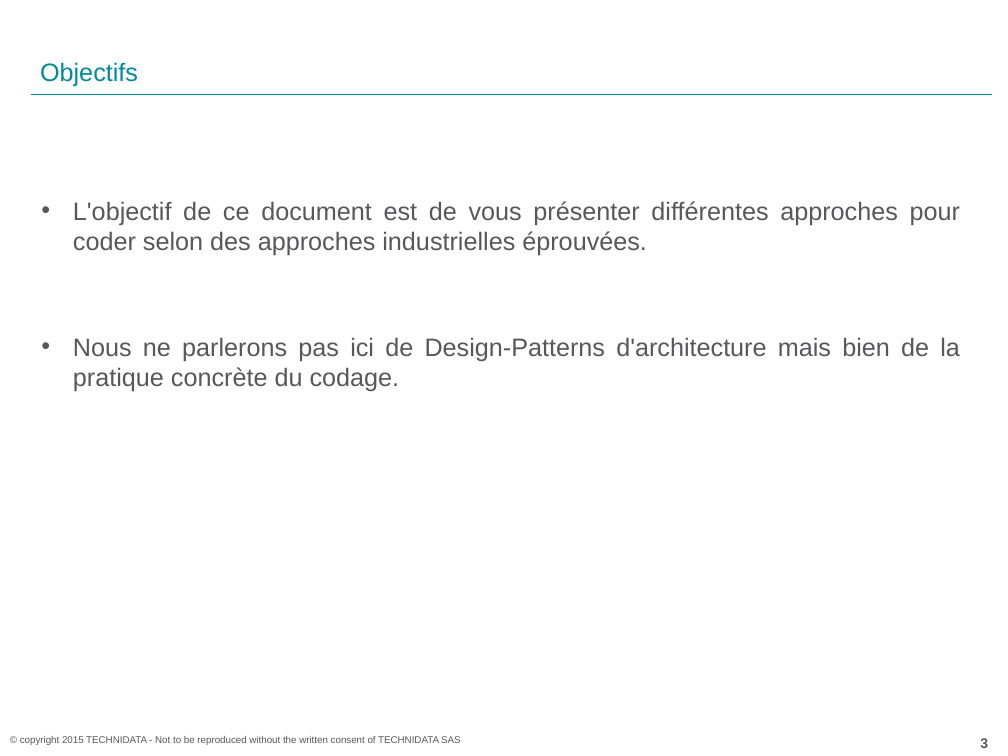
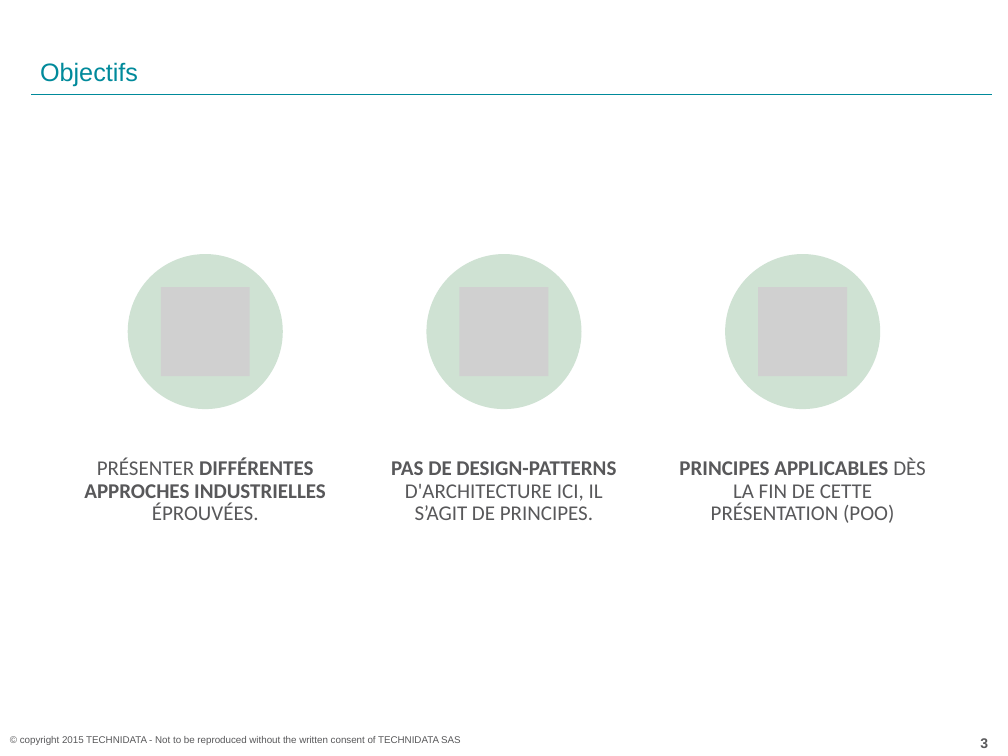
Before and after one commit to acoudene/ObjectCalisthenics, a slide deck: slide 3 of ObjectCalisthenics.pptx. Drawn at 1008x756 pixels with LibreOffice and Linux fonts; fonts in the diff are those of the drawing; grey boxes stand for pictures; background and template pictures are left out. Boxes give left, top, right and bottom in pixels: in the first picture for what was removed or moved away, otherwise in the second. Text is boxed around its words. In the diff, an @@ line names an element or a change of style, - is before the commit and + after.

```diff
--- a/ObjectCalisthenics.pptx
+++ b/ObjectCalisthenics.pptx
@@ text removed at <box>73,201,960,391</box> @@
-• L'objectif de ce document est de vous présenter différentes approches pour coder selon des approches industrielles éprouvées.
-• Nous ne parlerons pas ici de Design-Patterns d'architecture mais bien de la pratique concrète du codage.
@@ group added at <box>84,254,926,523</box>: 3 ellipses, 3 pictures, 3 texts @@
+PRÉSENTER DIFFÉRENTES APPROCHES INDUSTRIELLES ÉPROUVÉES.
+PAS DE DESIGN-PATTERNS D'ARCHITECTURE ICI, IL S’AGIT DE PRINCIPES.
+PRINCIPES APPLICABLES DÈS LA FIN DE CETTE PRÉSENTATION (POO)
```
Also in this commit, not shown: 21 other slides changed.
